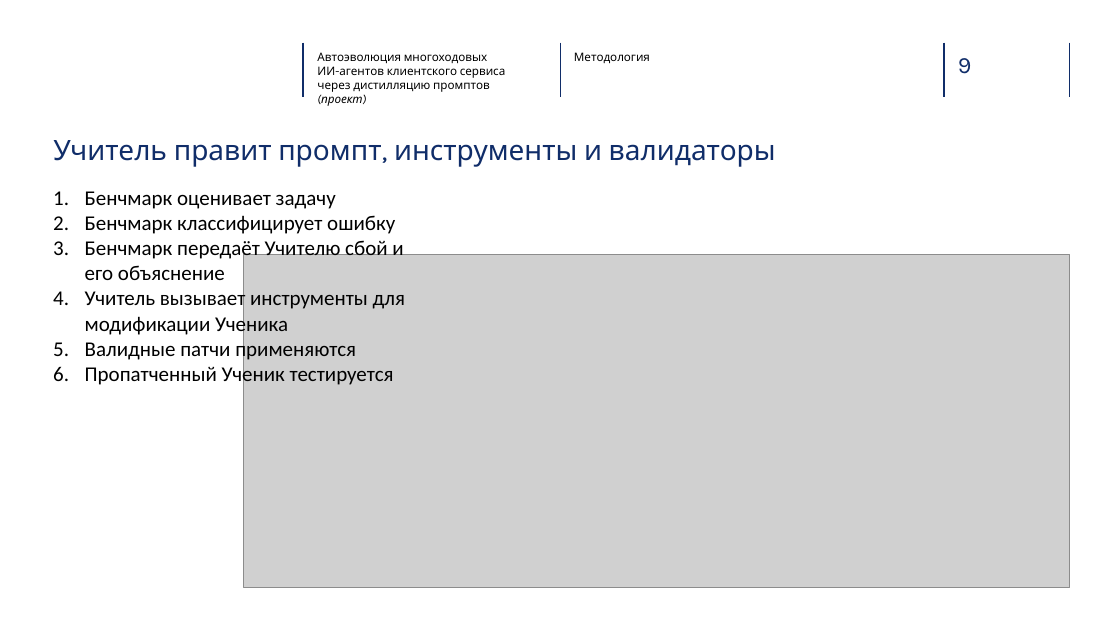
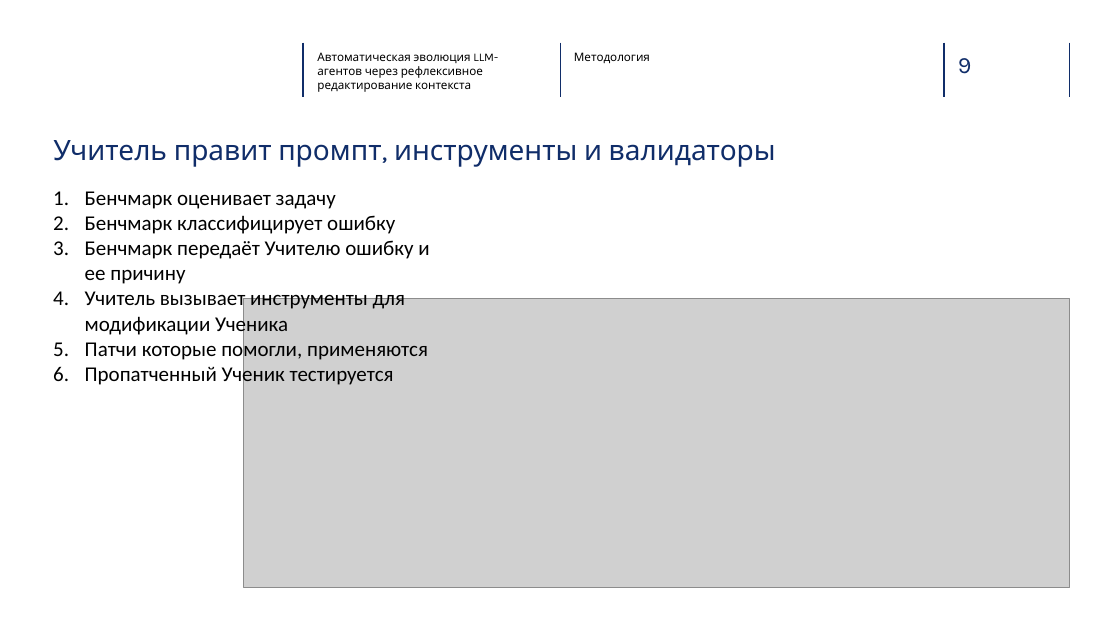
Before and after one commit to glebdementev/tau-evo, a slide deck: slide 8 of slides/defense_ru.pptx (slide 9 before the commit). Drawn at 1120x630 pixels with LibreOffice and Linux fonts; fonts in the diff are those of the drawing; grey boxes stand for pictures; background and template pictures are left out. Boxes give left, top, right and bottom in pixels: in the first picture for what was removed or moved away, otherwise in the second. Text is boxed around its words. In the diff, an @@ line names an element or a change of style, - is before the commit and + after.

```diff
--- a/slides/defense_ru.pptx
+++ b/slides/defense_ru.pptx
@@ text at bbox=[317, 52, 498, 92]: text changed @@
-Автоэволюция многоходовых
-ИИ-агентов клиентского сервиса через дистилляцию промптов (проект)
+Автоматическая эволюция LLM-агентов через рефлексивное редактирование контекста
@@ text at bbox=[85, 240, 429, 284]: text changed @@
-3. Бенчмарк передаёт Учителю сбой и его объяснение
+3. Бенчмарк передаёт Учителю ошибку и ее причину
@@ picture: place and size @@
-picture at bbox=[244, 255, 1070, 588]
+picture at bbox=[244, 298, 1070, 587]
@@ text at bbox=[85, 338, 428, 362]: text changed @@
-5. Валидные патчи применяются
+5. Патчи которые помогли, применяются
```
Also in this commit, not shown: 12 other slides changed, 2 slides added, 3 slides removed, 2 other files.
